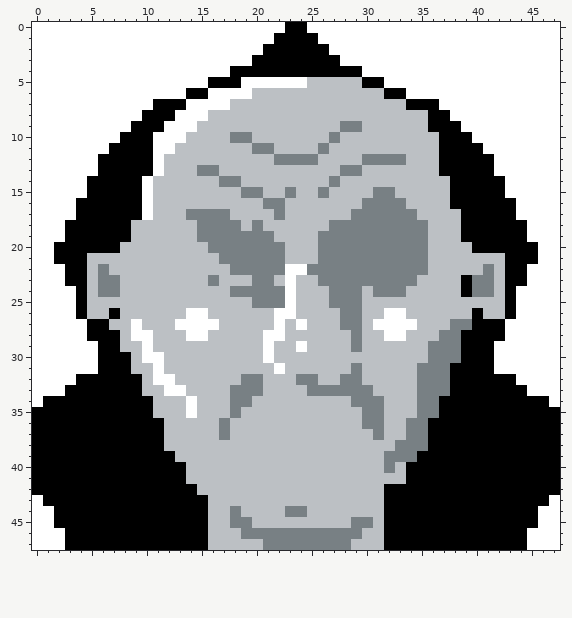
Pixel-art sprite: Assets/Data/Images/Portraits/Brens/B.png. Above: the version before the commit.
The file is 48x48 pixels.
New version:
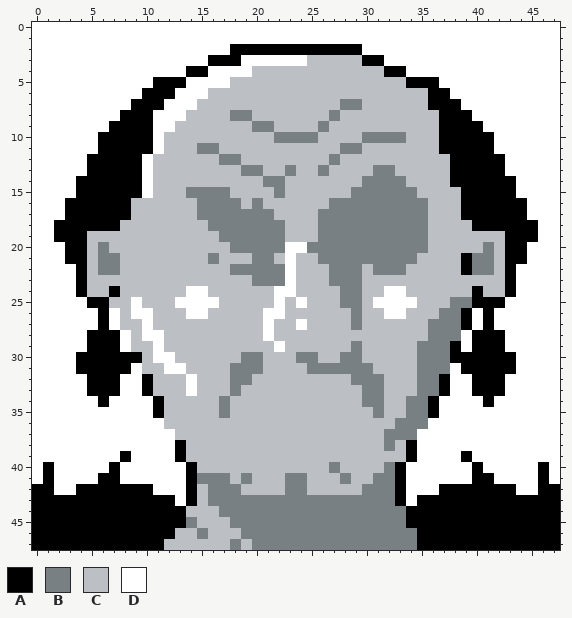
Palette (. is transparent): A #000000  B #788084  C #bcc0c4  D #ffffff
Changes in this commit:
@@ x 0..47 @@
- 0 DDDDDDDDDDDDDDDDDDDDDDDAADDDDDDDDDDDDDDDDDDDDDDD
- 1 DDDDDDDDDDDDDDDDDDDDDDAAAADDDDDDDDDDDDDDDDDDDDDD
- 2 DDDDDDDDDDDDDDDDDDDDDAAAAAADDDDDDDDDDDDDDDDDDDDD
- 3 DDDDDDDDDDDDDDDDDDDDAAAAAAAADDDDDDDDDDDDDDDDDDDD
- 4 DDDDDDDDDDDDDDDDDDAAAAAAAAAAAADDDDDDDDDDDDDDDDDD
- 5 DDDDDDDDDDDDDDDDAAADDDDDDCCCCCAADDDDDDDDDDDDDDDD
- 6 DDDDDDDDDDDDDDAADDDDCCCCCCCCCCCCAADDDDDDDDDDDDDD
- 7 DDDDDDDDDDDAAADDDDCCCCCCCCCCCCCCCCAAADDDDDDDDDDD
- 8 DDDDDDDDDDAAADDDCCCCCCCCCCCCCCCCCCCCAADDDDDDDDDD
- 9 DDDDDDDDDAAADDDCCCCCCCCCCCCCBBCCCCCCAAADDDDDDDDD
-10 DDDDDDDDAAADDDCCCCBBCCCCCCCBCCCCCCCCCAAADDDDDDDD
-11 DDDDDDDAAAADDCCCCCCCBBCCCCBCCCCCCCCCCAAAADDDDDDD
-12 DDDDDDAAAAADCCCCCCCCCCBBBBCCCCBBBBCCCAAAAADDDDDD
-13 DDDDDDAAAAADCCCBBCCCCCCCCCCCBBCCCCCCCAAAAADDDDDD
-14 DDDDDAAAAADCCCCCCBBCCCCCCCCBCCCCCCCCCCAAAAADDDDD
-15 DDDDDAAAAADCCCCCCCCBBCCBCCBCCCCBBCCCCCAAAAADDDDD
-16 DDDDAAAAAADCCCCCCCCCCBBCCCCCCCBBBBCCCCAAAAAADDDD
-17 DDDDAAAAAADCCCBBBBCCCCBCCCCCCBBBBBBCCCCAAAAADDDD
-18 DDDAAAAAACCCCCCBBBBCBCCCCCCBBBBBBBBBCCCAAAAAADDD
-19 DDDAAAAAACCCCCCBBBBBBBCCCCBBBBBBBBBBCCCAAAAAADDD
-20 DDAAAAAACCCCCCCCBBBBBBBCCCBBBBBBBBBBCCCCAAAAAADD
-21 DDAAACCCCCCCCCCCCBBBBBBCCCBBBBBBBBBBCCCCCCCAAADD
-22 DDDAACBCCCCCCCCCCCBBBBBDDBBBBBBBBBBBCCCCCBCAADDD
-23 DDDAACBBCCCCCCCCBCCCBBCDCCBBBBBBBBBCCCCABBCAADDD
-24 DDDDACBBCCCCCCCCCCBBBBBDCCCBBBCBBBCCCCCABBCADDDD
-25 DDDDACCCCCCCCCCCCCCCBBBDCCCBBBCCCCCCCCCCCCCADDDD
-26 DDDDACCACCCCCCDDCCCCCCDDCCCCBBCCDDCCCCCCACCADDDD
-27 DDDDDAACCDCCCDDDDCCCCCDCDCCCBBCDDDDCCCBBAAADDDDD
-28 DDDDDAAACDDCCCDDCCCCCDDCCCCCCBCCDDCCCBBAAAADDDDD
-29 DDDDDDAACCDCCCCCCCCCCDCCDCCCCBCCCCCCBBBAAADDDDDD
-30 DDDDDDAAACDDCCCCCCCCCDCCCCCCCCCCCCCCBBBAAADDDDDD
-31 DDDDDDAAACCDCCCCCCCCCCDCCCCCCBCCCCCBBBAAAADDDDDD
-32 DDDDAAAAAACDDCCCCCCBBCCCBBCCBBCCCCCBBBAAAAAADDDD
-33 DDDAAAAAAACCDDCCCCBBBCCCCBBBBBBCCCCBBBAAAAAAADDD
-34 DAAAAAAAAAACCCDCCCBBCCCCCCCCCBBBCCCBBAAAAAAAAAAD
-35 AAAAAAAAAAACCCDCCCBCCCCCCCCCCCBBCCCBBAAAAAAAAAAA
-36 AAAAAAAAAAAACCCCCBCCCCCCCCCCCCBBCCBBAAAAAAAAAAAA
-37 AAAAAAAAAAAACCCCCBCCCCCCCCCCCCCBCCBBAAAAAAAAAAAA
-38 AAAAAAAAAAAACCCCCCCCCCCCCCCCCCCCCBBBAAAAAAAAAAAA
-39 AAAAAAAAAAAAACCCCCCCCCCCCCCCCCCCBBBAAAAAAAAAAAAA
-40 AAAAAAAAAAAAAACCCCCCCCCCCCCCCCCCBCAAAAAAAAAAAAAA
-41 AAAAAAAAAAAAAACCCCCCCCCCCCCCCCCCCCAAAAAAAAAAAAAA
-42 AAAAAAAAAAAAAAACCCCCCCCCCCCCCCCCAAAAAAAAAAAAAAAA
-43 DAAAAAAAAAAAAAAACCCCCCCCCCCCCCCCAAAAAAAAAAAAAAAD
-44 DDAAAAAAAAAAAAAACCBCCCCBBCCCCCCCAAAAAAAAAAAAAADD
-45 DDAAAAAAAAAAAAAACCBBCCCCCCCCCBBCAAAAAAAAAAAAAADD
-46 DDDAAAAAAAAAAAAACCCBBBBBBBBBBBCCAAAAAAAAAAAAADDD
-47 DDDAAAAAAAAAAAAACCCCCBBBBBBBBCCCAAAAAAAAAAAAADDD
+ 0 DDDDDDDDDDDDDDDDDDDDDDDDDDDDDDDDDDDDDDDDDDDDDDDD
+ 1 DDDDDDDDDDDDDDDDDDDDDDDDDDDDDDDDDDDDDDDDDDDDDDDD
+ 2 DDDDDDDDDDDDDDDDDDAAAAAAAAAAAADDDDDDDDDDDDDDDDDD
+ 3 DDDDDDDDDDDDDDDDAAADDDDDDCCCCCAADDDDDDDDDDDDDDDD
+ 4 DDDDDDDDDDDDDDAADDDDCCCCCCCCCCCCAADDDDDDDDDDDDDD
+ 5 DDDDDDDDDDDAAADDDDCCCCCCCCCCCCCCCCAAADDDDDDDDDDD
+ 6 DDDDDDDDDDAAADDDCCCCCCCCCCCCCCCCCCCCAADDDDDDDDDD
+ 7 DDDDDDDDDAAADDDCCCCCCCCCCCCCBBCCCCCCAAADDDDDDDDD
+ 8 DDDDDDDDAAADDDCCCCBBCCCCCCCBCCCCCCCCCAAADDDDDDDD
+ 9 DDDDDDDAAAADDCCCCCCCBBCCCCBCCCCCCCCCCAAAADDDDDDD
+10 DDDDDDAAAAADCCCCCCCCCCBBBBCCCCBBBBCCCAAAAADDDDDD
+11 DDDDDDAAAAADCCCBBCCCCCCCCCCCBBCCCCCCCAAAAADDDDDD
+12 DDDDDAAAAADCCCCCCBBCCCCCCCCBCCCCCCCCCCAAAAADDDDD
+13 DDDDDAAAAADCCCCCCCCBBCCBCCBCCCCBBCCCCCAAAAADDDDD
+14 DDDDAAAAAADCCCCCCCCCCBBCCCCCCCBBBBCCCCAAAAAADDDD
+15 DDDDAAAAAADCCCBBBBCCCCBCCCCCCBBBBBBCCCCAAAAADDDD
+16 DDDAAAAAACCCCCCBBBBCBCCCCCCBBBBBBBBBCCCAAAAAADDD
+17 DDDAAAAAACCCCCCBBBBBBBCCCCBBBBBBBBBBCCCAAAAAADDD
+18 DDAAAAAACCCCCCCCBBBBBBBCCCBBBBBBBBBBCCCCAAAAAADD
+19 DDAAACCCCCCCCCCCCBBBBBBCCCBBBBBBBBBBCCCCCCCAAADD
+20 DDDAACBCCCCCCCCCCCBBBBBDDBBBBBBBBBBBCCCCCBCAADDD
+21 DDDAACBBCCCCCCCCBCCCBBCDCCBBBBBBBBBCCCCABBCAADDD
+22 DDDDACBBCCCCCCCCCCBBBBBDCCCBBBCBBBCCCCCABBCADDDD
+23 DDDDACCCCCCCCCCCCCCCBBBDCCCBBBCCCCCCCCCCCCCADDDD
+24 DDDDACCACCCCCCDDCCCCCCDDCCCCBBCCDDCCCCCCACCADDDD
+25 DDDDDAACCDCCCDDDDCCCCCDCDCCCBBCDDDDCCCBBAAADDDDD
+26 DDDDDDADCDDCCCDDCCCCCDDCCCCCCBCCDDCCCBBADADDDDDD
+27 DDDDDDADCCDCCCCCCCCCCDCCDCCCCBCCCCCCBBBADADDDDDD
+28 DDDDDAAADCDDCCCCCCCCCDCCCCCCCCCCCCCCBBBDAAADDDDD
+29 DDDDDAAADCCDCCCCCCCCCCDCCCCCCBCCCCCBBBADAAADDDDD
+30 DDDDAAAAAACDDCCCCCCBBCCCBBCCBBCCCCCBBBAAAAAADDDD
+31 DDDDAAAAADCCDDCCCCBBBCCCCBBBBBBCCCCBBBDAAAAADDDD
+32 DDDDDAAADDACCCDCCCBBCCCCCCCCCBBBCCCBBADDAAADDDDD
+33 DDDDDAAADDACCCDCCCBCCCCCCCCCCCBBCCCBBADDAAADDDDD
+34 DDDDDDADDDDACCCCCBCCCCCCCCCCCCBBCCBBADDDDADDDDDD
+35 DDDDDDDDDDDACCCCCBCCCCCCCCCCCCCBCCBBADDDDDDDDDDD
+36 DDDDDDDDDDDDCCCCCCCCCCCCCCCCCCCCCBBBDDDDDDDDDDDD
+37 DDDDDDDDDDDDDCCCCCCCCCCCCCCCCCCCBBBDDDDDDDDDDDDD
+38 DDDDDDDDDDDDDACCCCCCCCCCCCCCCCCCBCADDDDDDDDDDDDD
+39 DDDDDDDDADDDDACCCCCCCCCCCCCCCCCCCCADDDDADDDDDDDD
+40 DADDDDDADDDDDDACCCCCCCCCCCCBCCCCBADDDDDDADDDDDAD
+41 DADDDDAADDDDDDABBBCBCCCBBCCCBCCBBADDDDDDAADDDDAD
+42 AADDAAAAAAADDDACBBBCCCCBBCCCCCBBBADDDAAAAAAADDAA
+43 AAAAAAAAAAAAADACBBBBBBBBBBBBBBBBBADAAAAAAAAAAAAA
+44 AAAAAAAAAAAAAACCCBBBBBBBBBBBBBBBBBAAAAAAAAAAAAAA
+45 AAAAAAAAAAAAAABCCCBBBBBBBBBBBBBBBBAAAAAAAAAAAAAA
+46 AAAAAAAAAAAAACCBCCCBBBBBBBBBBBBBBBBAAAAAAAAAAAAA
+47 AAAAAAAAAAAACCCCCCBCBBBBBBBBBBBBBBBAAAAAAAAAAAAA
Changed places in both pictures, as pixel boxes (x1, y1, x2, y2):
changed: (32, 22, 560, 550)
